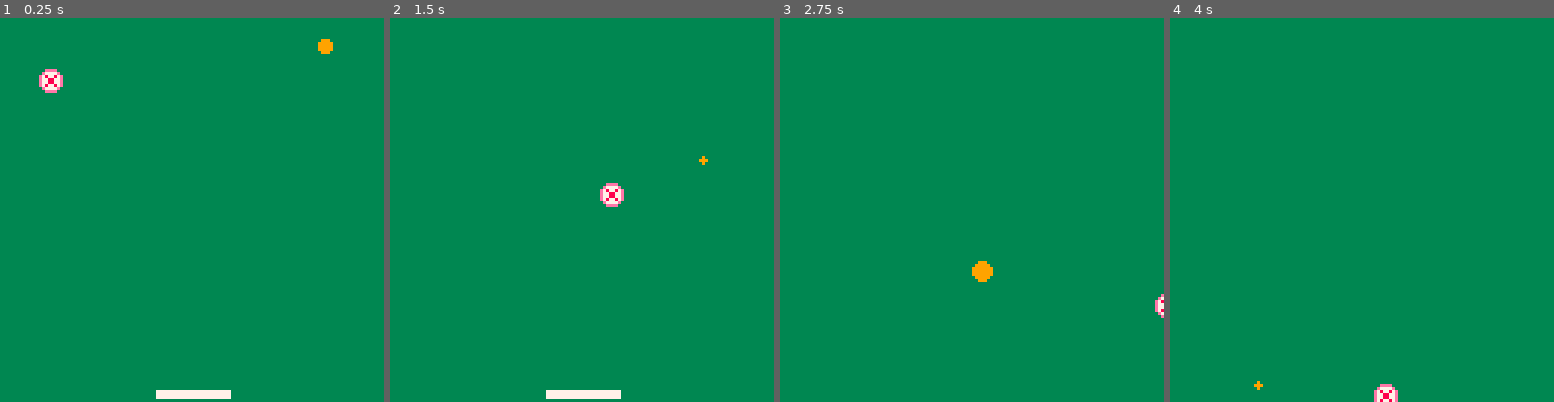
Above: before the commit, frames 1-4 (left to right).
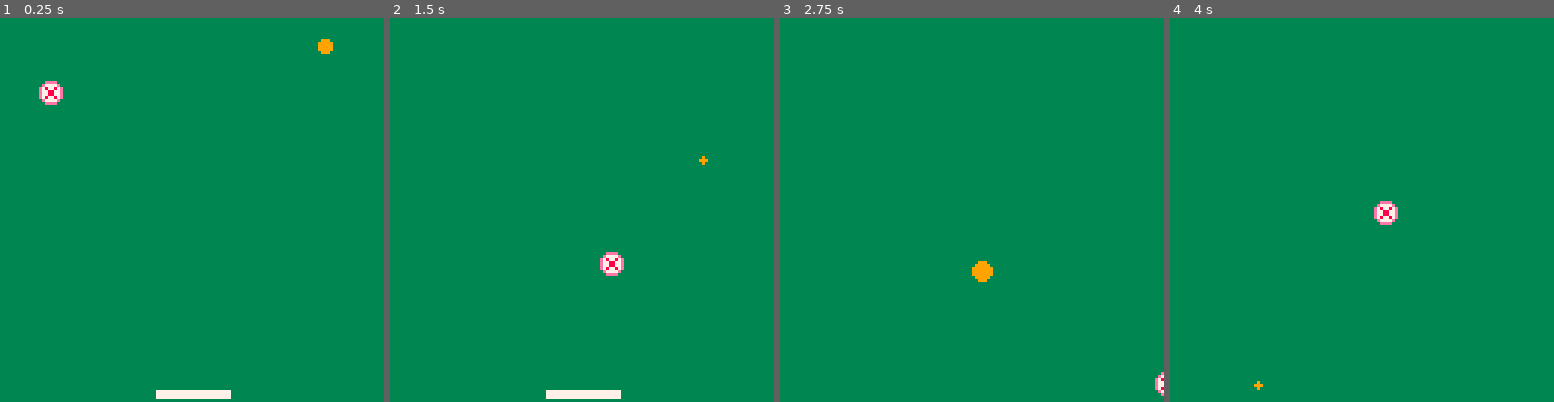
Above: after the commit, the same moments.

Repository: loathe-sum/Arithmebrick
Game: PICO-8 cartridge Notes/arithmebrick_old.p8
Same seed, same stepped clock (60 frames per second), same inputs: the game is played once before the commit and once after it.
Inputs:
- Up to frame 1 (0.25 s): no input
- Up to frame 2 (1.5 s): no input
- Up to frame 3 (2.75 s): hold Right 1.6-2.1 s; hold Up 2.15-2.42 s; hold Right from 2.47 s (still down)
- Up to frame 4 (4 s): release Right at 3.03 s; hold Left 3.08-3.58 s; hold Down 3.63-3.97 s

The runs differ from the first frame. In frame 1, 0.5% of the frame differs, in the area x 10-17%, y 13-23%; in frame 2, 0.6%, in the area x 54-61%, y 42-68%; in frame 3, 0.2%; in frame 4, 0.6%.

Commit message:
file changes
clearer names

Diff:
--- a/Notes/arithmebrick_notes.p8
+++ b/Notes/arithmebrick_old.p8
@@ -219,7 +219,7 @@
 ball_spr_x=1    -- x position
 ball_spr_xs=1.5 -- x speed
 ball_spr_y=9    -- y position
-ball_spr_ys=1   -- y speed
+ball_spr_ys=1.5   -- y speed
 --ball_spr_rad=8-- 8x8 spr
 
 -- pad rect
Renamed: arithmebrick_fixed.p8 -> arithmebrick_newmain.p8
